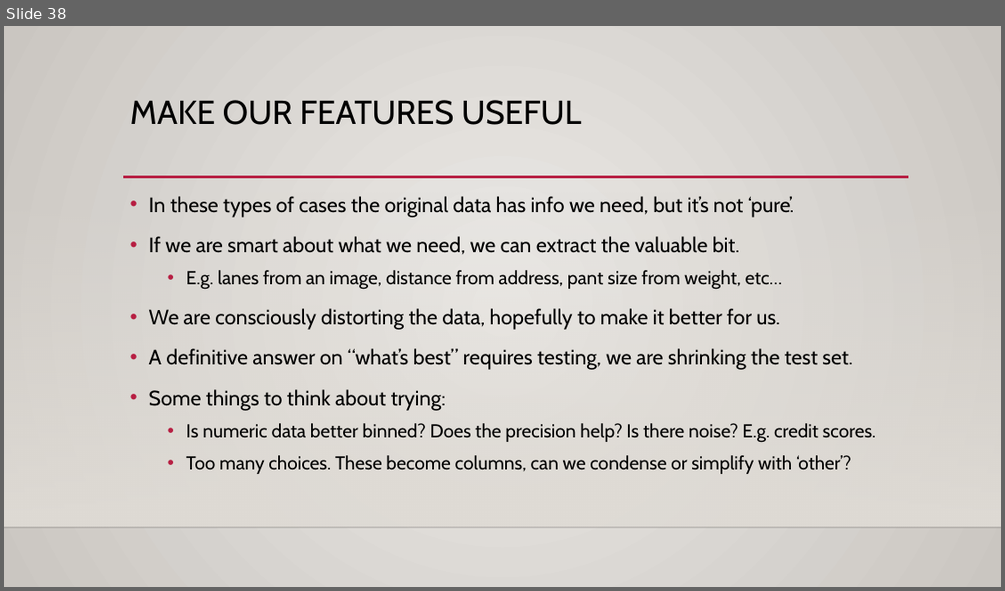
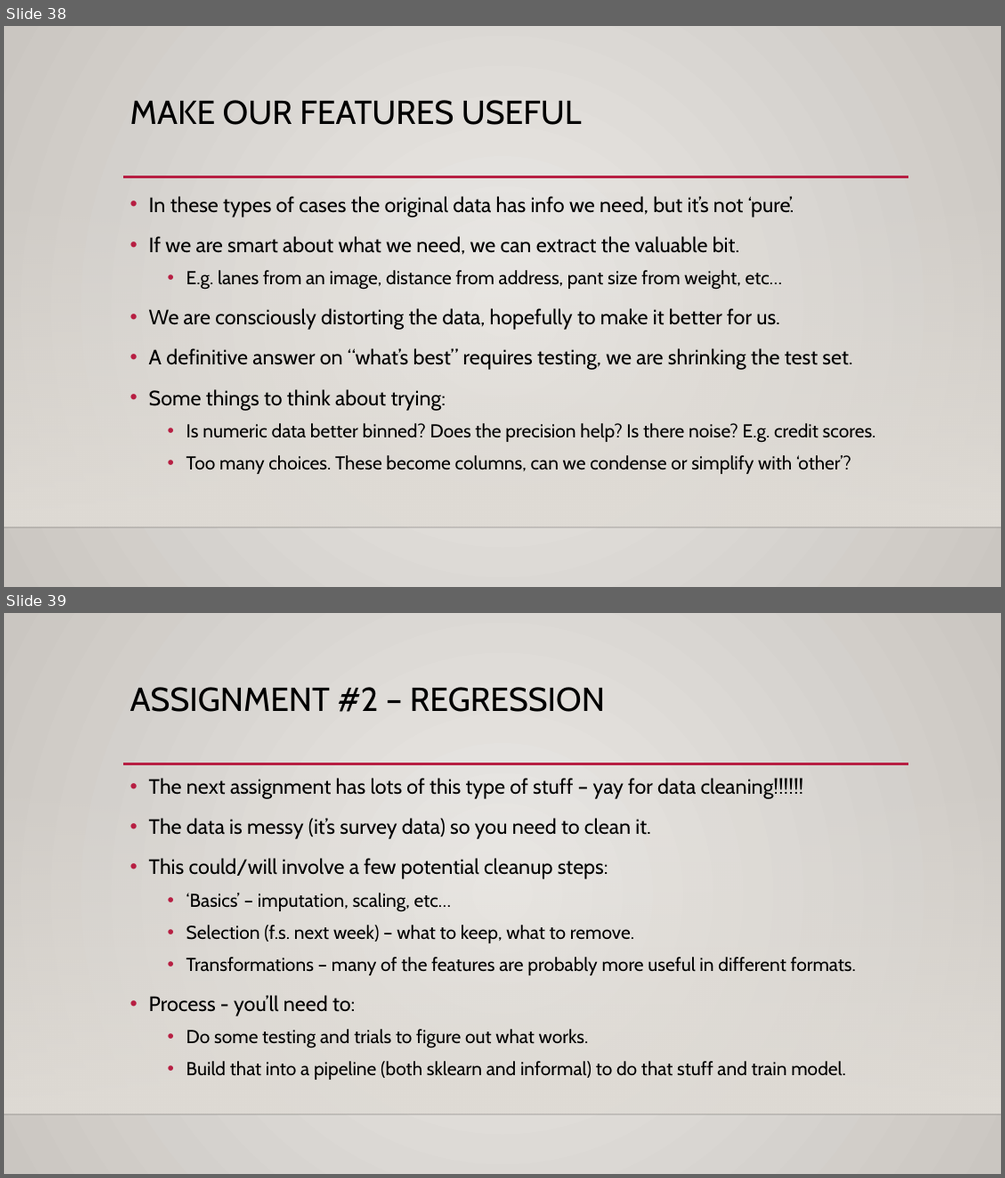
Before and after one commit to glennybarnes/Intro_to_Machine_Learning_Students, a slide deck: reference_content/Slides/008_Log_Reg_Images.pptx. Shown one above the other, each under a label of ours: slide 38 before the commit, slides 38 and 39 after it. The pictures are 1005x591 and 1005x1178 pixels, drawn with LibreOffice and Linux fonts; fonts in the diff are those of the drawing; background and template pictures are left out. Boxes give left, top, right and bottom in pixels: in the first picture for what was removed or moved away, otherwise in the second. Text is boxed around its words. In the diff, an @@ line names an element or a change of style, - is before the commit and + after.

```diff
--- a/reference_content/Slides/008_Log_Reg_Images.pptx
+++ b/reference_content/Slides/008_Log_Reg_Images.pptx
@@ slide 39 added at (4,613,1001,1174), background gradient #ECEAE7 to #CAC7C1; not listed: 3 template elements that a slide beside it also shows @@
@@ title added at (130,687,605,712), 32 pt, text #000000 @@
+ASSIGNMENT #2 – REGRESSION
@@ text added at (149,778,856,1079), 18 pt, text #000000 @@
+• The next assignment has lots of this type of stuff – yay for data cleaning!!!!!!
+• The data is messy (it’s survey data) so you need to clean it.
+• This could/will involve a few potential cleanup steps:
+  • ‘Basics’ – imputation, scaling, etc…
+  • Selection (f.s. next week) – what to keep, what to remove.
+  • Transformations – many of the features are probably more useful in different formats.
+• Process - you’ll need to:
+  • Do some testing and trials to figure out what works.
+  • Build that into a pipeline (both sklearn and informal) to do that stuff and train model.
```
Also in this commit, not shown: 5 slides changed, 7 other files.
